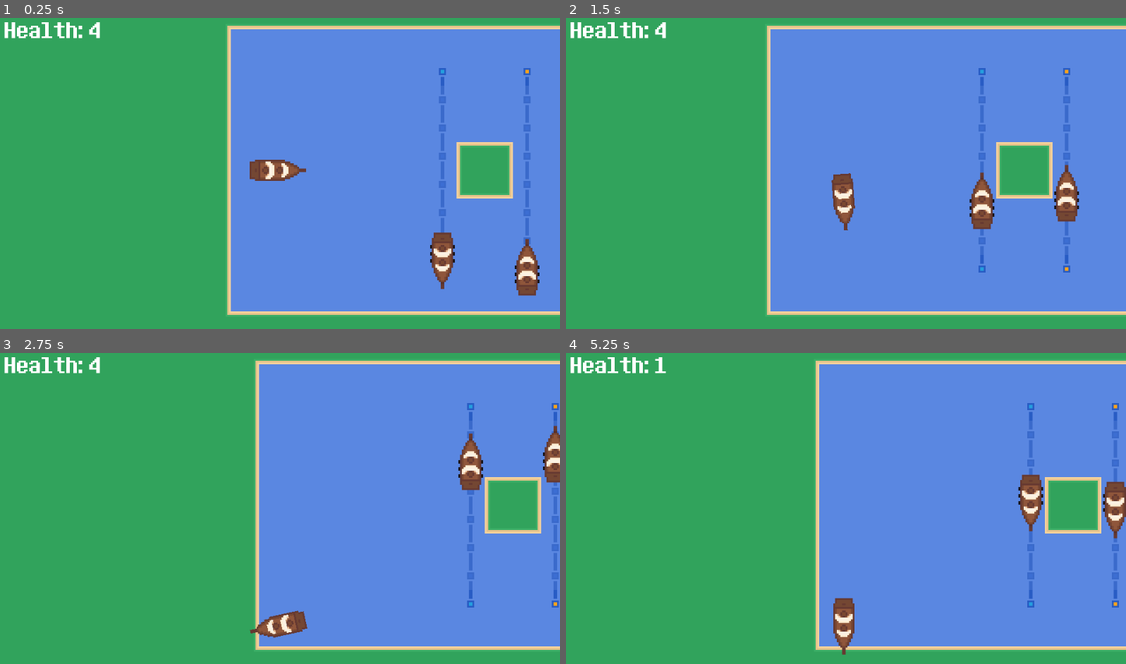
Above: before the commit, frames 1-4 (two rows, left to right).
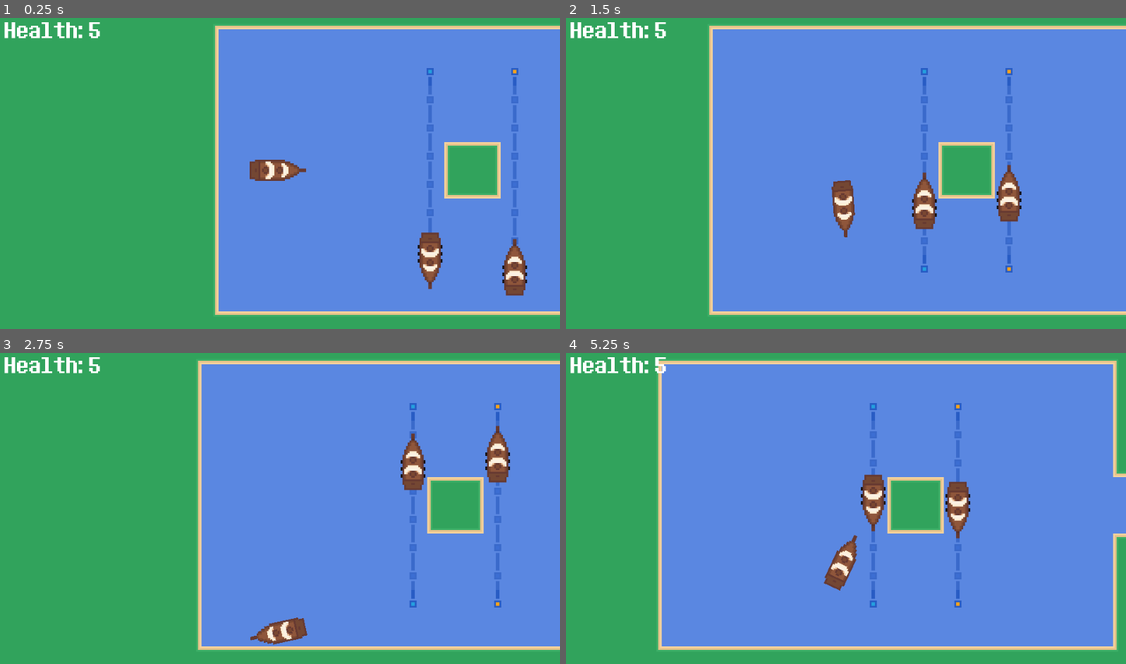
Above: after the commit, the same moments.

Repository: coderspark/full-speed-ahead
Game: Godot game, scene res://Scenes/MainScene.tscn
Two runs of this game, one before a commit and one after it. Both use one fixed random seed, a clock stepped at 60 frames per second and the inputs below.
Inputs:
- Up to frame 1 (0.25 s): no input
- Up to frame 2 (1.5 s): hold Right (move_right) 0.53-1.28 s; hold Left (move_left) from 1.28 s (still down)
- Up to frame 3 (2.75 s): release Left (move_left) at 2.03 s; hold Right (move_right) from 2.03 s (still down)
- Up to frame 4 (5.25 s): release Right (move_right) at 3.53 s; hold Left (move_left) from 3.53 s (still down)

The runs differ from the first frame. In frame 1, 7.0% of the frame differs, in the area x 15-97%, y 1-96%; in frame 2, 17%; in frame 3, 18%; in frame 4, 37%, in the area x 15-100%, y 1-98%.

Commit message:
please fix this you can get softlocked if you get pushed backward into a wall :3

Diff:
--- a/Scenes/Player.tscn
+++ b/Scenes/Player.tscn
@@ -10,6 +10,7 @@
 size = Vector2(21, 6)
 
 [node name="Player" type="CharacterBody2D"]
+collision_layer = 128
 script = ExtResource("1_kyqiw")
 
 [node name="CollisionShape2D" type="CollisionShape2D" parent="."]
@@ -29,3 +30,4 @@
 shape = SubResource("RectangleShape2D_kyqiw")
 
 [connection signal="body_entered" from="Collision Detector" to="." method="_on_area_2d_body_entered"]
+[connection signal="body_exited" from="Collision Detector" to="." method="_on_collision_detector_body_exited"]
--- a/Scripts/player.gd
+++ b/Scripts/player.gd
@@ -3,8 +3,8 @@
 var delta_rot = 0
 @export var max_turn_speed = 5
 var IsOwner = true
-var tsincestopped = 0
-
+var boatvel = 0
+var isbounce = false
 var health = 5
 
 func getoverlappingtiles() -> Array:
@@ -30,10 +30,14 @@
 	delta_rot += Input.get_axis("move_left","move_right") * 0.1
 	if abs(delta_rot) >= max_turn_speed:
 		delta_rot = max_turn_speed * delta_rot/abs(delta_rot)
+	if isbounce:
+		boatvel = -30
+		delta_rot = 0
 	rotation += delta_rot * 0.01
-	velocity = transform.x * tsincestopped
-	if tsincestopped < 50:
-		tsincestopped += 1
+	velocity = transform.x * boatvel
+
+	if boatvel < 50:
+		boatvel += 1
 	var overlap = getoverlappingtiles()
 	for t in overlap:
 		if t[0] == Vector2i(0, 3):
@@ -43,5 +47,7 @@
 
 func _on_area_2d_body_entered(body: Node2D) -> void:
 	delta_rot = 0
-	tsincestopped = -30
 	health -= 1
+	isbounce = true
+func _on_collision_detector_body_exited(body: Node2D) -> void:
+	isbounce = false
Binary file removed: Assets/Art/Intro scene/introscene.png
Binary file removed: Assets/Art/Intro scene/introscene1.png
Binary file removed: Assets/Art/Intro scene/introscene2.png
Renamed: Assets/Art/Intro scene/intropallete.aseprite -> Assets/Art/intro/intropallete.aseprite
Binary file added: Assets/Art/intro/sprite_00.png
Not shown, added: Assets/Art/intro/sprite_00.png.import
Binary file added: Assets/Art/intro/sprite_01.png
Not shown, changed: Assets/Art/intro/sprite_01.png.import
Binary file added: Assets/Art/intro/sprite_02.png
Not shown, added: Assets/Art/intro/sprite_02.png.import
Binary file added: Assets/Art/intro/sprite_03.png
Not shown, added: Assets/Art/intro/sprite_03.png.import
(and 14 more such lines)
